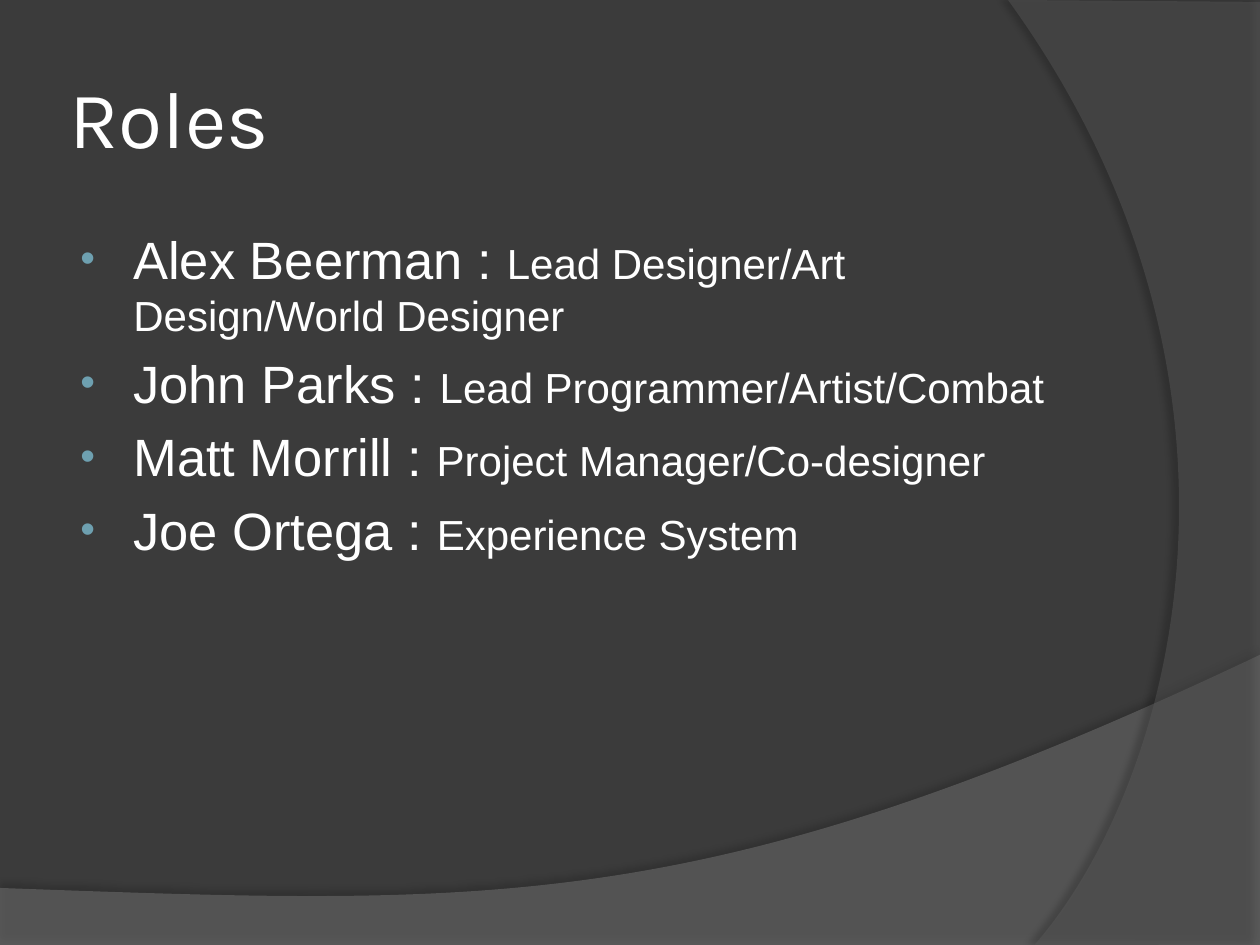
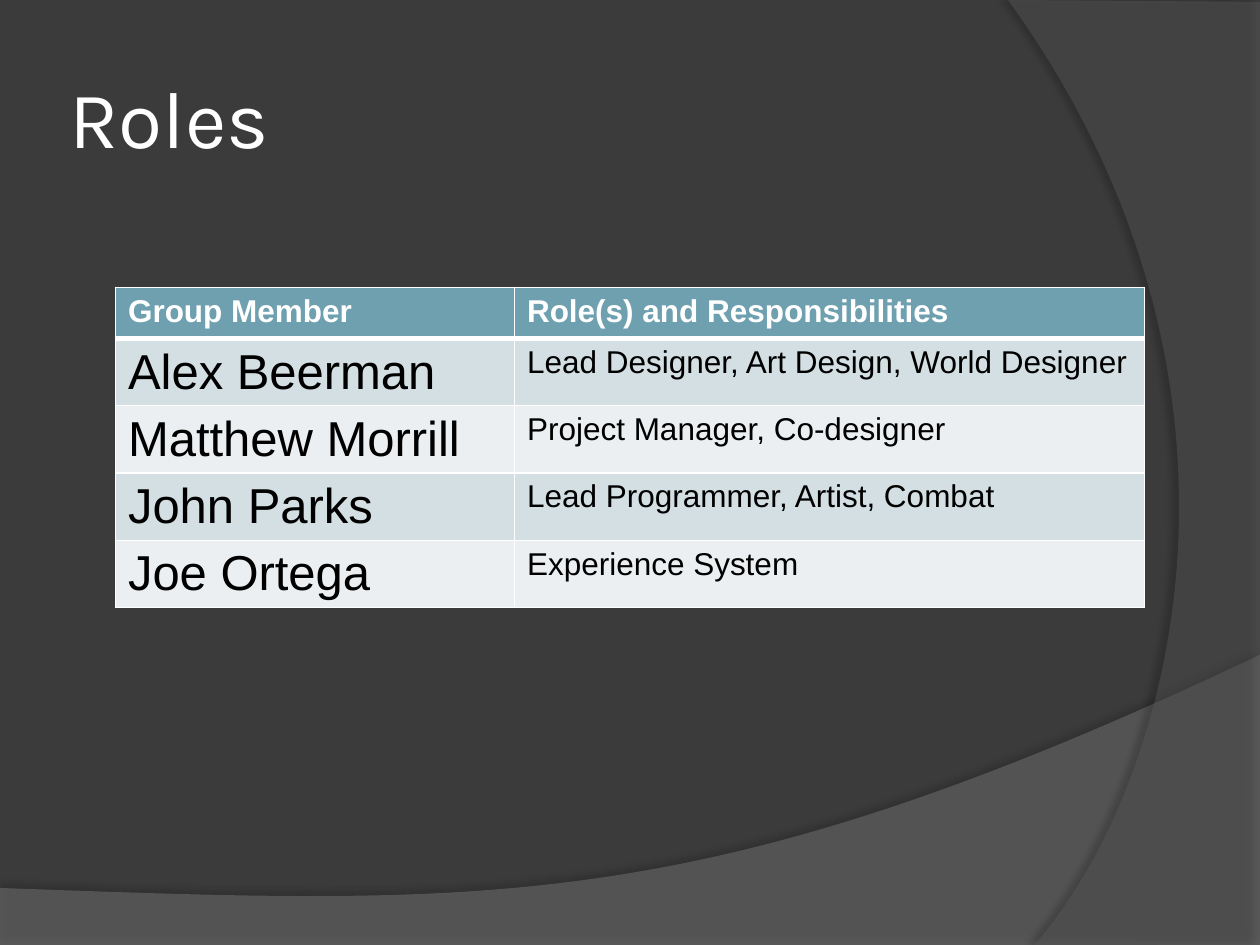
Before and after one commit to mattdude2489/Time-Warrior, a slide deck: slide 2 of Senior Project Files/Time Warrior.pptx. Drawn at 1260x945 pixels with LibreOffice and Linux fonts; fonts in the diff are those of the drawing. Boxes give left, top, right and bottom in pixels: in the first picture for what was removed or moved away, otherwise in the second. Text is boxed around its words. In the diff, an @@ line names an element or a change of style, - is before the commit and + after.

```diff
--- a/Senior Project Files/Time Warrior.pptx
+++ b/Senior Project Files/Time Warrior.pptx
@@ text removed at <box>133,241,1044,561</box> @@
-• Alex Beerman : Lead Designer/Art Design/World Designer
-• John Parks : Lead Programmer/Artist/Combat
-• Matt Morrill : Project Manager/Co-designer
-• Joe Ortega : Experience System
@@ table added at <box>116,287,1145,624</box>, 5 rows, 2 columns @@
+Group Member | Role(s) and Responsibilities
+Alex Beerman | Lead Designer, Art Design, World Designer
+Matthew Morrill | Project Manager, Co-designer
+John Parks | Lead Programmer, Artist, Combat
+Joe Ortega | Experience System
```
Also in this commit, not shown: 11 other slides changed, 2 other files.
